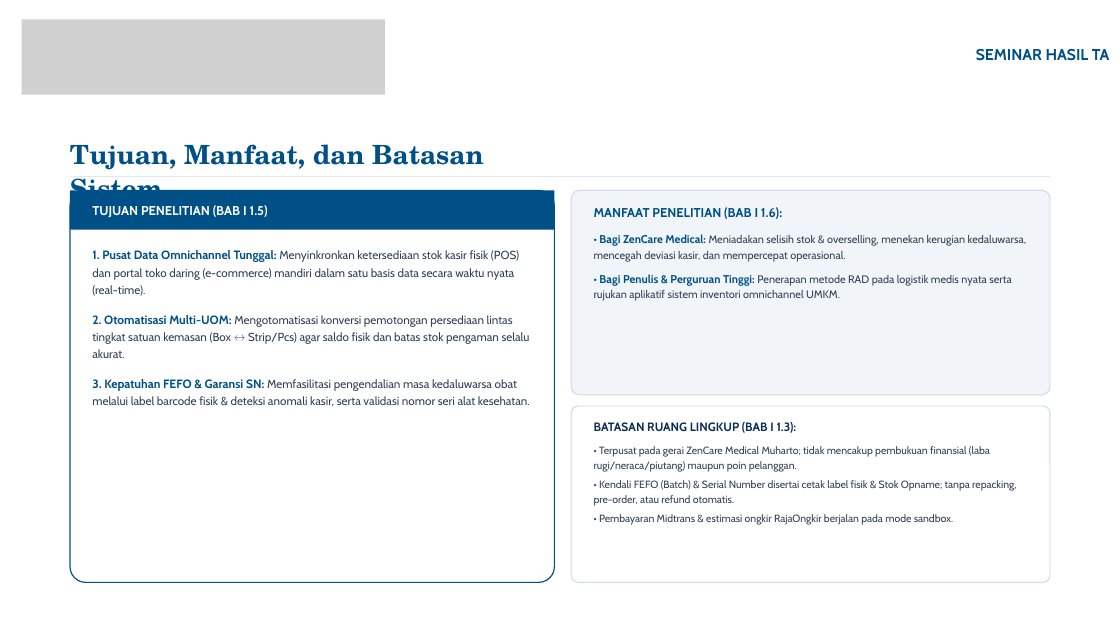
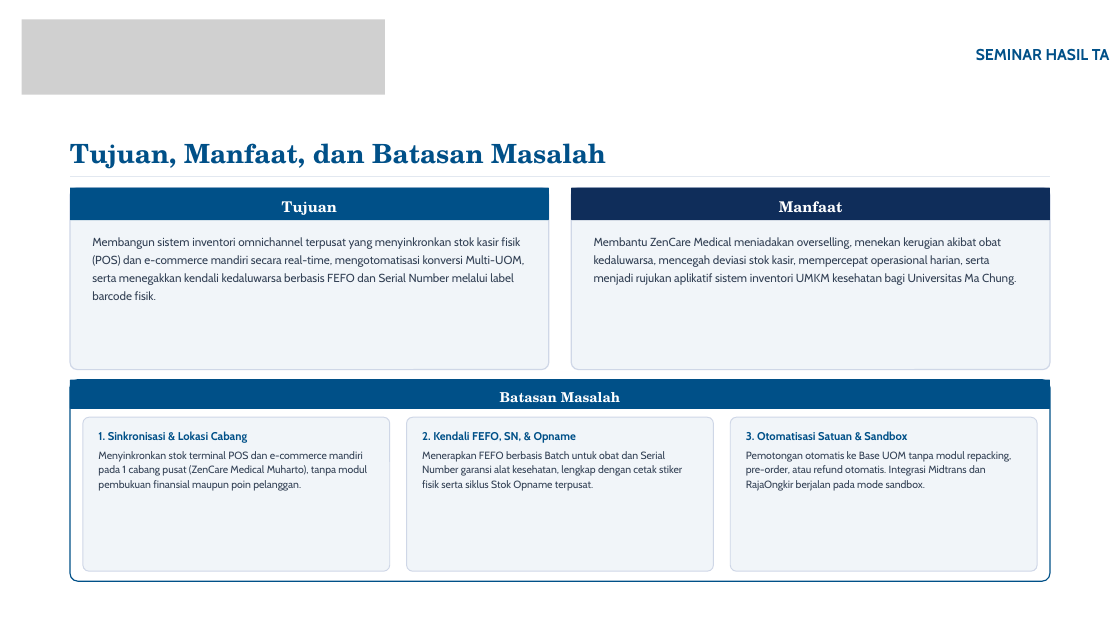
Before and after one commit to Marcell151/Sistem-Informasi-Inventori-Omnichannel-Zencare-Medical, a slide deck: slide 4 of lain/PPT/Seminar Hasil TA Final.pptx. Drawn at 1120x630 pixels with LibreOffice and Linux fonts; fonts in the diff are those of the drawing; grey boxes stand for pictures; background and template pictures are left out. Boxes give left, top, right and bottom in pixels: in the first picture for what was removed or moved away, otherwise in the second. Text is boxed around its words. In the diff, an @@ line names an element or a change of style, - is before the commit and + after.

```diff
--- a/lain/PPT/Seminar Hasil TA Final.pptx
+++ b/lain/PPT/Seminar Hasil TA Final.pptx
@@ text at (x1=70, y1=143, x2=606, y2=169): text changed @@
-Tujuan, Manfaat, dan Batasan Sistem
+Tujuan, Manfaat, dan Batasan Masalah
@@ rounded rectangle resized from (x1=70, y1=190, x2=554, y2=230) to (x1=70, y1=188, x2=549, y2=220) @@
@@ rounded rectangle added at (x1=70, y1=188, x2=549, y2=370), fill #F1F5F9, outline #CFD7E7 1.5 pt @@
@@ text at (x1=282, y1=201, x2=337, y2=215): text changed; size 16.5 to 19 pt; font Cabin to TeX Gyre Schola @@
-TUJUAN PENELITIAN (BAB I 1.5)
+Tujuan
@@ rounded rectangle resized from (x1=571, y1=190, x2=1050, y2=395) to (x1=571, y1=188, x2=1050, y2=370) @@
@@ rounded rectangle at (x1=571, y1=188, x2=1050, y2=370): outline #CFD7E7 1.25 pt to #CFD7E7 1.5 pt @@
@@ rounded rectangle added at (x1=571, y1=188, x2=1050, y2=220), fill #0F2D5A @@
@@ text at (x1=779, y1=201, x2=843, y2=212): text changed; size 16.5 to 19 pt; font Cabin to TeX Gyre Schola; text colour #005088 to #FFFFFF @@
-MANFAAT PENELITIAN (BAB I 1.6):
+Manfaat
@@ text added at (x1=92, y1=237, x2=525, y2=300), 15 pt, text #334155 @@
+Membangun sistem inventori omnichannel terpusat yang menyinkronkan stok kasir fisik (POS) dan e-commerce mandiri secara real-time, mengotomatisasi konversi Multi-UOM, serta menegakkan kendali kedaluwarsa berbasis FEFO dan Serial Number melalui label barcode fisik.
@@ text at (x1=594, y1=237, x2=1016, y2=285): text changed; size 14 to 15 pt @@
-• Bagi ZenCare Medical: Meniadakan selisih stok & overselling, menekan kerugian kedaluwarsa, mencegah deviasi kasir, dan mempercepat operasional.
-• Bagi Penulis & Perguruan Tinggi: Penerapan metode RAD pada logistik medis nyata serta rujukan aplikatif sistem inventori omnichannel UMKM.
+Membantu ZenCare Medical meniadakan overselling, menekan kerugian akibat obat kedaluwarsa, mencegah deviasi stok kasir, mempercepat operasional harian, serta menjadi rujukan aplikatif sistem inventori UMKM kesehatan bagi Universitas Ma Chung.
@@ text removed at (x1=92, y1=250, x2=530, y2=406) @@
-1. Pusat Data Omnichannel Tunggal: Menyinkronkan ketersediaan stok kasir fisik (POS) dan portal toko daring (e-commerce) mandiri dalam satu basis data secara waktu nyata (real-time).
-2. Otomatisasi Multi-UOM: Mengotomatisasi konversi pemotongan persediaan lintas tingkat satuan kemasan (Box ↔ Strip/Pcs) agar saldo fisik dan batas stok pengaman selalu akurat.
-3. Kepatuhan FEFO & Garansi SN: Memfasilitasi pengendalian masa kedaluwarsa obat melalui label barcode fisik & deteksi anomali kasir, serta validasi nomor seri alat kesehatan.
@@ rounded rectangle resized from (x1=70, y1=190, x2=554, y2=582) to (x1=70, y1=380, x2=1050, y2=581) @@
@@ rounded rectangle added at (x1=70, y1=380, x2=1050, y2=409), fill #005088 @@
@@ rounded rectangle added at (x1=83, y1=417, x2=390, y2=571), fill #F1F5F9, outline #CFD7E7 1.25 pt @@
@@ rounded rectangle added at (x1=407, y1=417, x2=713, y2=571), fill #F1F5F9, outline #CFD7E7 1.25 pt @@
@@ text added at (x1=500, y1=392, x2=620, y2=402), 17.5 pt, text #FFFFFF, bold @@
+Batasan Masalah
@@ rounded rectangle resized from (x1=571, y1=406, x2=1050, y2=582) to (x1=730, y1=417, x2=1037, y2=571) @@
@@ rounded rectangle at (x1=730, y1=417, x2=1037, y2=571): fill #FFFFFF to #F1F5F9 @@
@@ text added at (x1=98, y1=431, x2=367, y2=491), 13.5 pt, text #334155 @@
+1. Sinkronisasi & Lokasi Cabang
+Menyinkronkan stok terminal POS dan e-commerce mandiri pada 1 cabang pusat (ZenCare Medical Muharto), tanpa modul pembukuan finansial maupun poin pelanggan.
@@ text added at (x1=422, y1=431, x2=682, y2=491), 13.5 pt, text #334155 @@
+2. Kendali FEFO, SN, & Opname
+Menerapkan FEFO berbasis Batch untuk obat dan Serial Number garansi alat kesehatan, lengkap dengan cetak stiker fisik serta siklus Stok Opname terpusat.
@@ text removed at (x1=594, y1=422, x2=797, y2=433) @@
-BATASAN RUANG LINGKUP (BAB I 1.3):
@@ text at (x1=746, y1=431, x2=1011, y2=491): text changed @@
-• Terpusat pada gerai ZenCare Medical Muharto; tidak mencakup pembukuan finansial (laba rugi/neraca/piutang) maupun poin pelanggan.
-• Kendali FEFO (Batch) & Serial Number disertai cetak label fisik & Stok Opname; tanpa repacking, pre-order, atau refund otomatis.
-• Pembayaran Midtrans & estimasi ongkir RajaOngkir berjalan pada mode sandbox.
+3. Otomatisasi Satuan & Sandbox
+Pemotongan otomatis ke Base UOM tanpa modul repacking, pre-order, atau refund otomatis. Integrasi Midtrans dan RajaOngkir berjalan pada mode sandbox.
```
Also in this commit, not shown: 7 other slides changed, 11 slides added, 11 slides removed, 24 other files.
